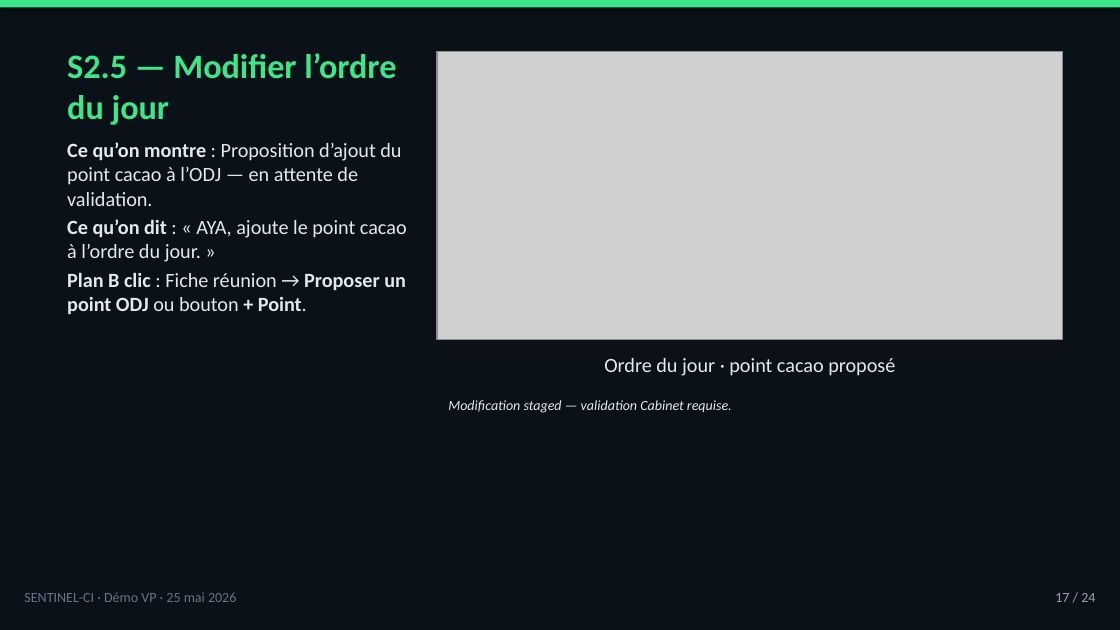
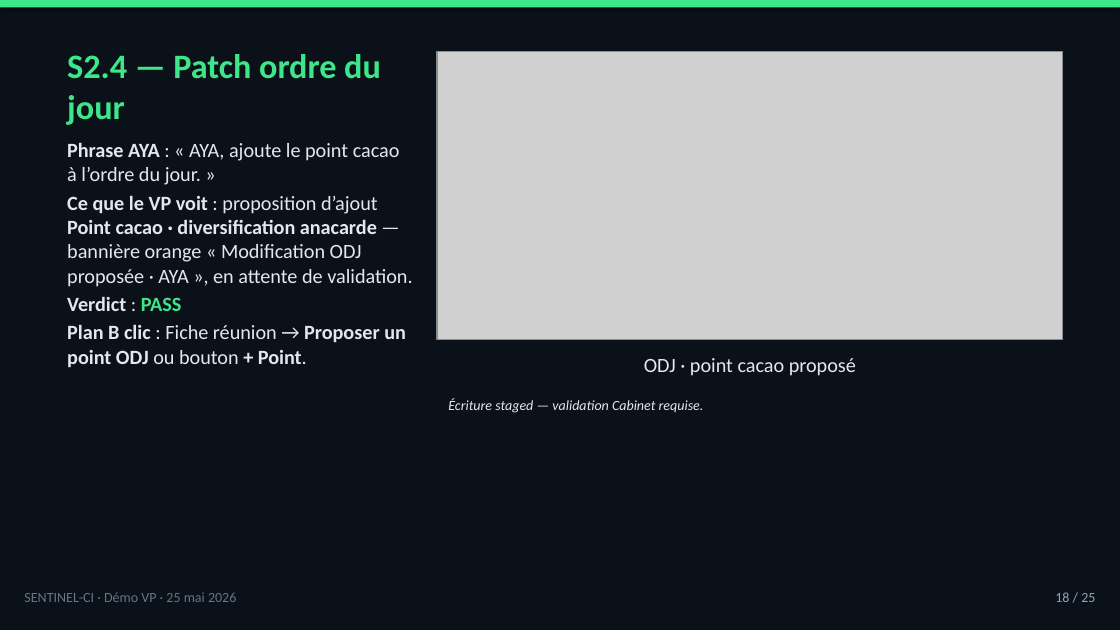
Before and after one commit to tishacian/hyusai, a slide deck: slide 18 of docs/sentinel-ci-demo-presenter-deck-2026-05-25.pptx (slide 17 before the commit). Drawn at 1120x630 pixels with LibreOffice and Linux fonts; fonts in the diff are those of the drawing; grey boxes stand for pictures. Boxes give left, top, right and bottom in pixels: in the first picture for what was removed or moved away, otherwise in the second. Text is boxed around its words. In the diff, an @@ line names an element or a change of style, - is before the commit and + after.

```diff
--- a/docs/sentinel-ci-demo-presenter-deck-2026-05-25.pptx
+++ b/docs/sentinel-ci-demo-presenter-deck-2026-05-25.pptx
@@ title at <box>67,54,381,125</box>: text changed @@
-S2.5 — Modifier l’ordre du jour
+S2.4 — Patch ordre du jour
@@ text at <box>67,142,412,311</box>: text changed @@
-Ce qu’on montre : Proposition d’ajout du point cacao à l’ODJ — en attente de validation.
-Ce qu’on dit : « AYA, ajoute le point cacao à l’ordre du jour. »
+Phrase AYA : « AYA, ajoute le point cacao à l’ordre du jour. »
+Ce que le VP voit : proposition d’ajout Point cacao · diversification anacarde — bannière orange « Modification ODJ proposée · AYA », en attente de validation.
+Verdict : PASS
@@ text at <box>644,358,856,376</box>: text changed @@
-Ordre du jour · point cacao proposé
+ODJ · point cacao proposé
@@ text at <box>448,398,704,413</box>: text changed @@
-Modification staged — validation Cabinet requise.
+Écriture staged — validation Cabinet requise.
@@ text at <box>1055,592,1095,602</box>: text changed @@
-17 / 24
+18 / 25
```
Also in this commit, not shown: 20 other slides changed, 3 slides added, 2 slides removed, 2 other files.
